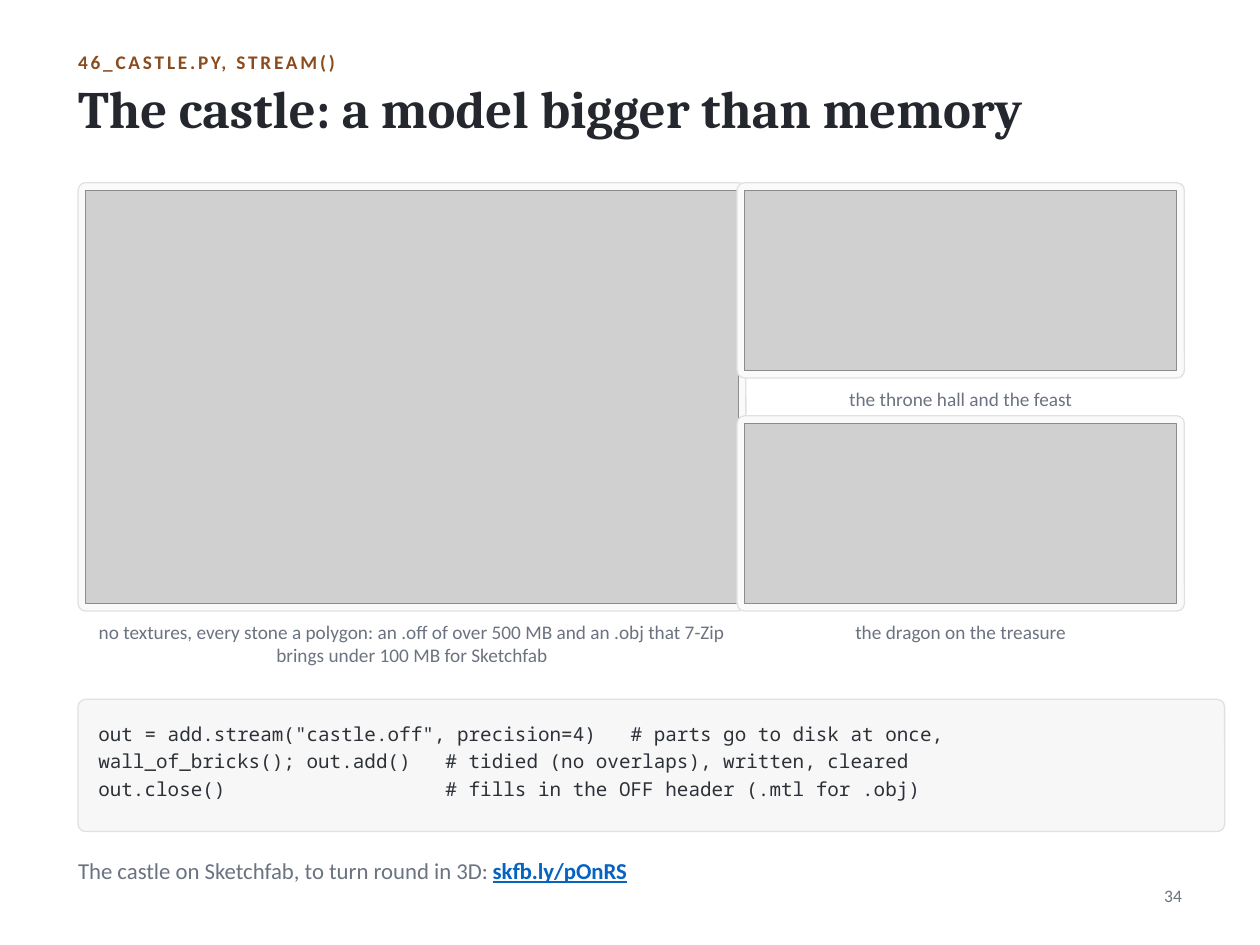
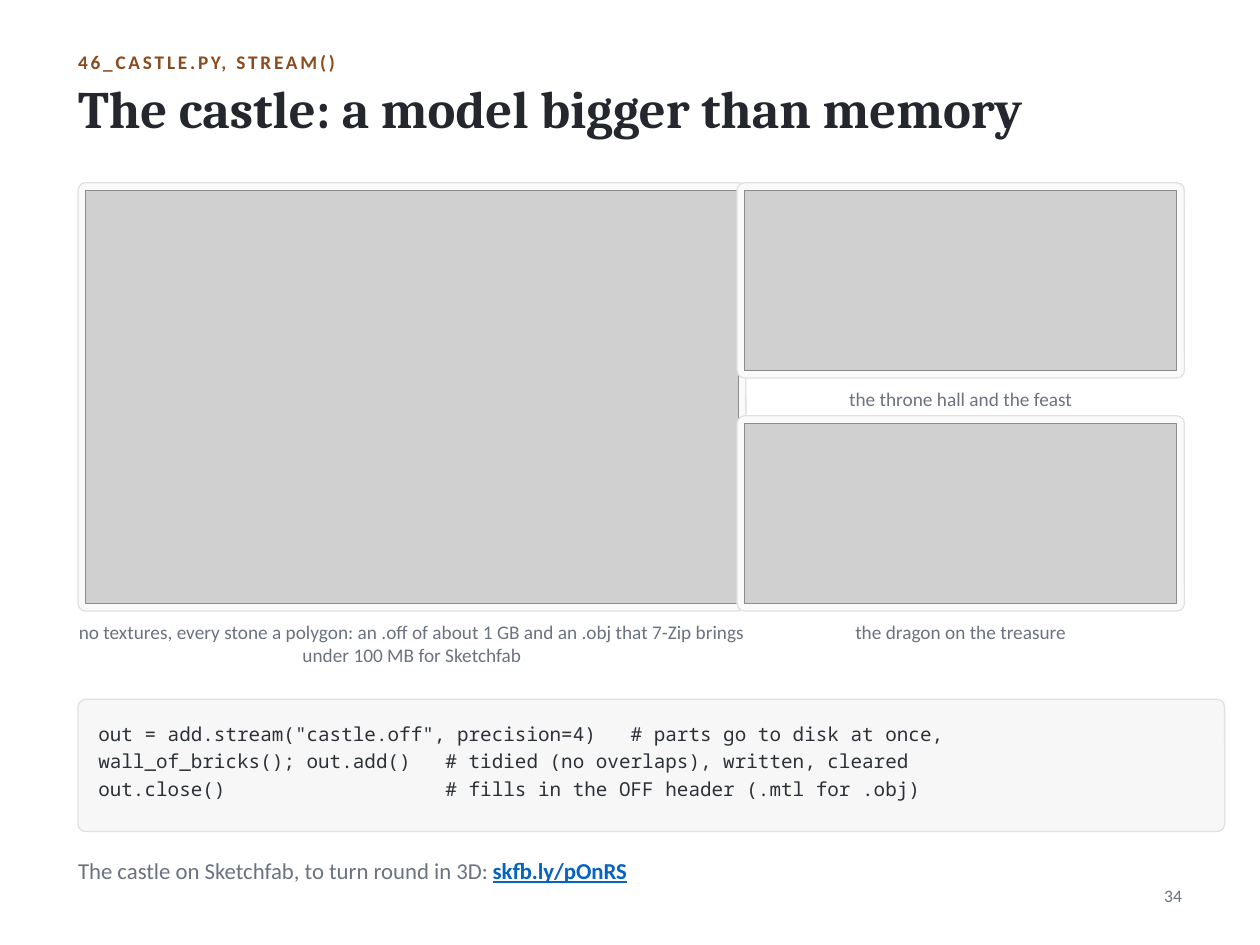
Before and after one commit to akatasis/add3d, a slide deck: slide 35 of slides/add_py_2026_en.pptx. Drawn at 1260x945 pixels with LibreOffice and Linux fonts; fonts in the diff are those of the drawing; grey boxes stand for pictures. Boxes give left, top, right and bottom in pixels: in the first picture for what was removed or moved away, otherwise in the second. Text is boxed around its words. In the diff, an @@ line names an element or a change of style, - is before the commit and + after.

```diff
--- a/slides/add_py_2026_en.pptx
+++ b/slides/add_py_2026_en.pptx
@@ text at [79, 625, 744, 662]: text changed @@
-no textures, every stone a polygon: an .off of over 500 MB and an .obj that 7-Zip brings under 100 MB for Sketchfab
+no textures, every stone a polygon: an .off of about 1 GB and an .obj that 7-Zip brings under 100 MB for Sketchfab
```
Also in this commit, not shown: 1 other slide changed, 21 other files.
